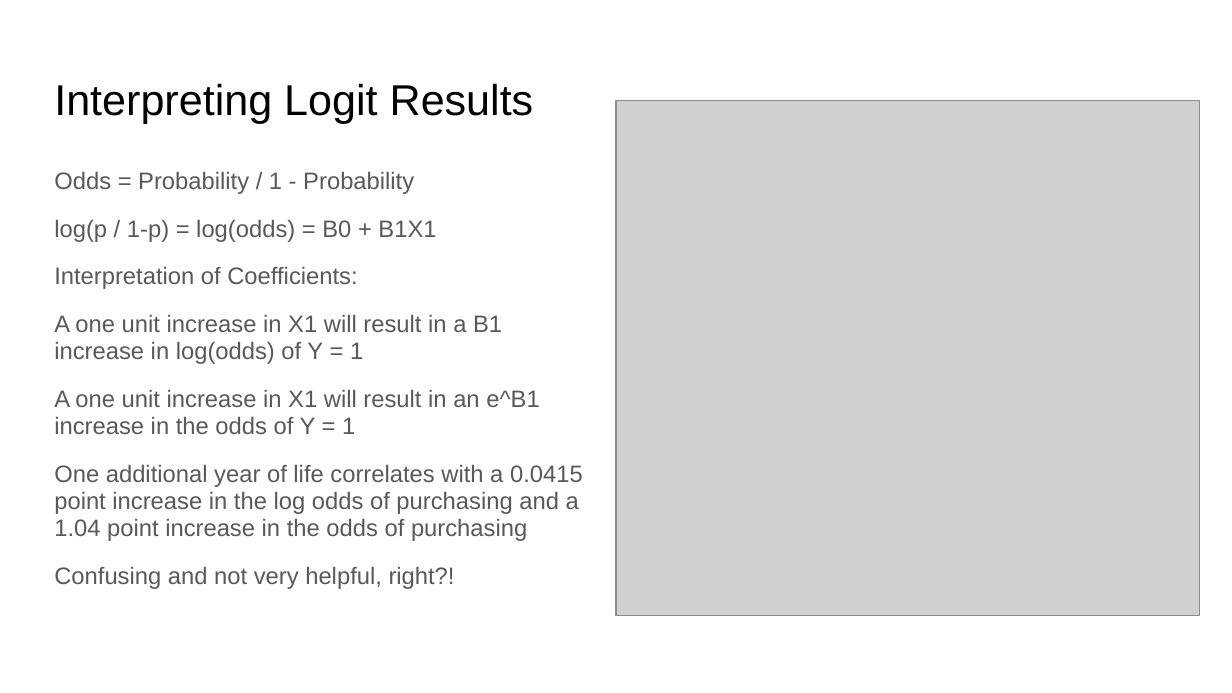
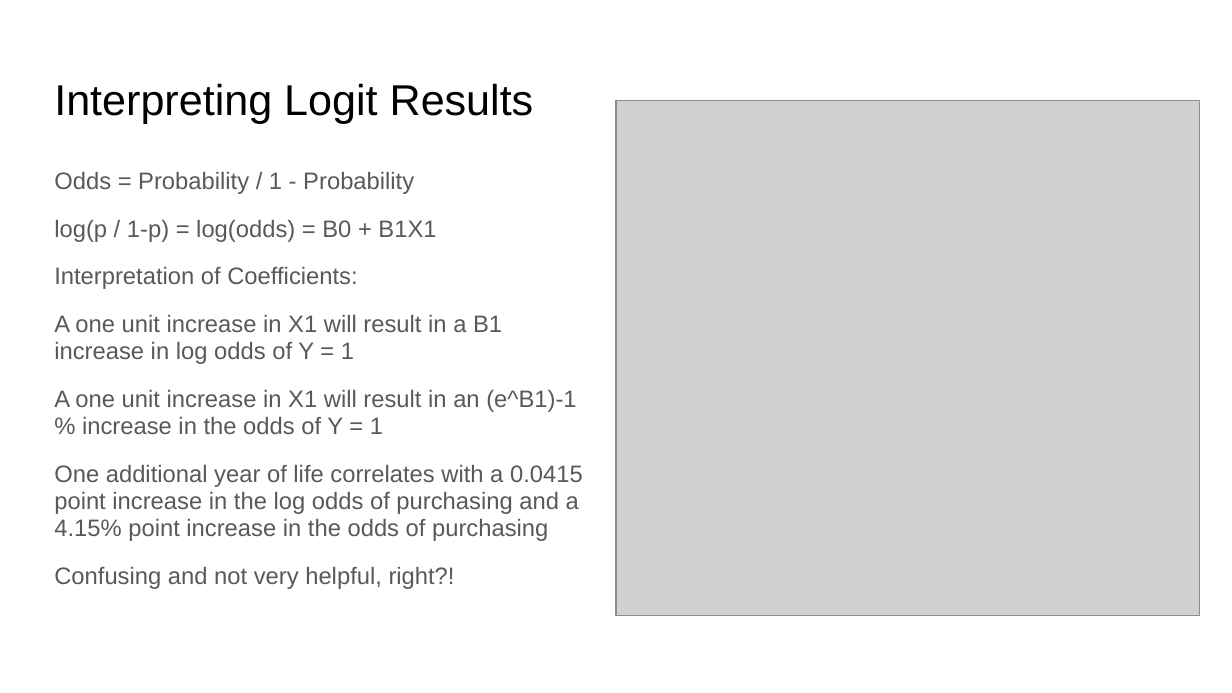
Before and after one commit to rjwrobel86/Python4Statistics, a slide deck: slide 11 of Stuff For Class/Slides/Logistic Regression.pptx. Drawn at 1232x693 pixels with LibreOffice and Linux fonts; fonts in the diff are those of the drawing; grey boxes stand for pictures. Boxes give left, top, right and bottom in pixels: in the first picture for what was removed or moved away, otherwise in the second. Text is boxed around its words. In the diff, an @@ line names an element or a change of style, - is before the commit and + after.

```diff
--- a/Stuff For Class/Slides/Logistic Regression.pptx
+++ b/Stuff For Class/Slides/Logistic Regression.pptx
@@ text at (x1=54, y1=315, x2=583, y2=541): text changed @@
-A one unit increase in X1 will result in a B1 increase in log(odds) of Y = 1
-A one unit increase in X1 will result in an e^B1 increase in the odds of Y = 1
-One additional year of life correlates with a 0.0415 point increase in the log odds of purchasing and a 1.04 point increase in the odds of purchasing
+A one unit increase in X1 will result in a B1 increase in log odds of Y = 1
+A one unit increase in X1 will result in an (e^B1)-1 % increase in the odds of Y = 1
+One additional year of life correlates with a 0.0415 point increase in the log odds of purchasing and a 4.15% point increase in the odds of purchasing
```
Also in this commit, not shown: 3 other slides changed, 4 slides added, 21 other files.
